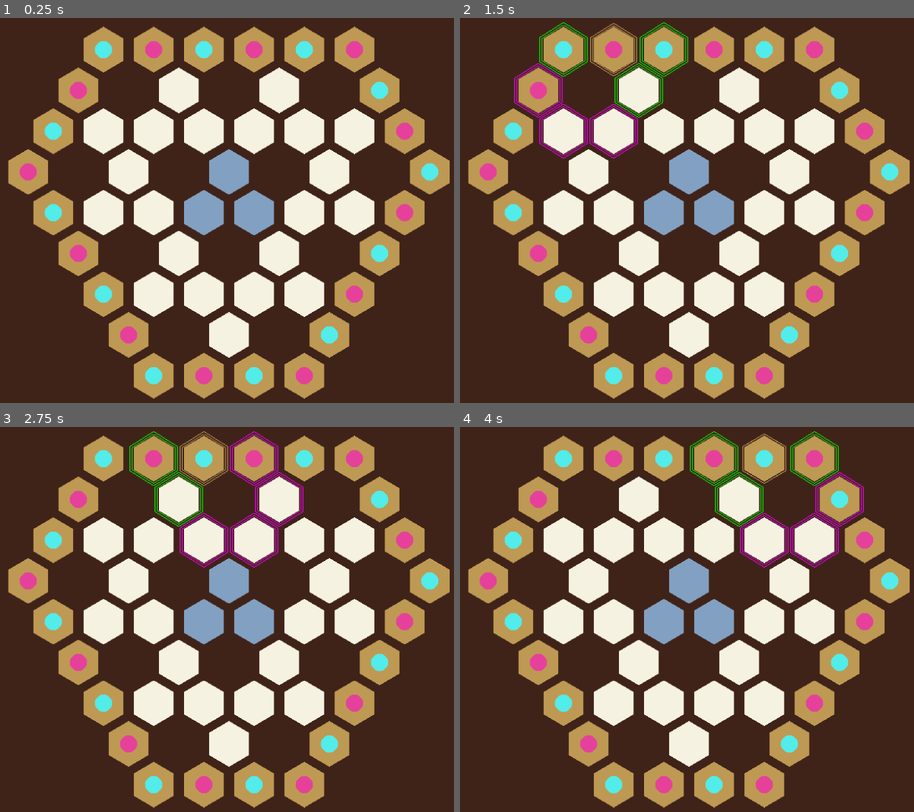
Above: before the commit, frames 1-4 (two rows, left to right).
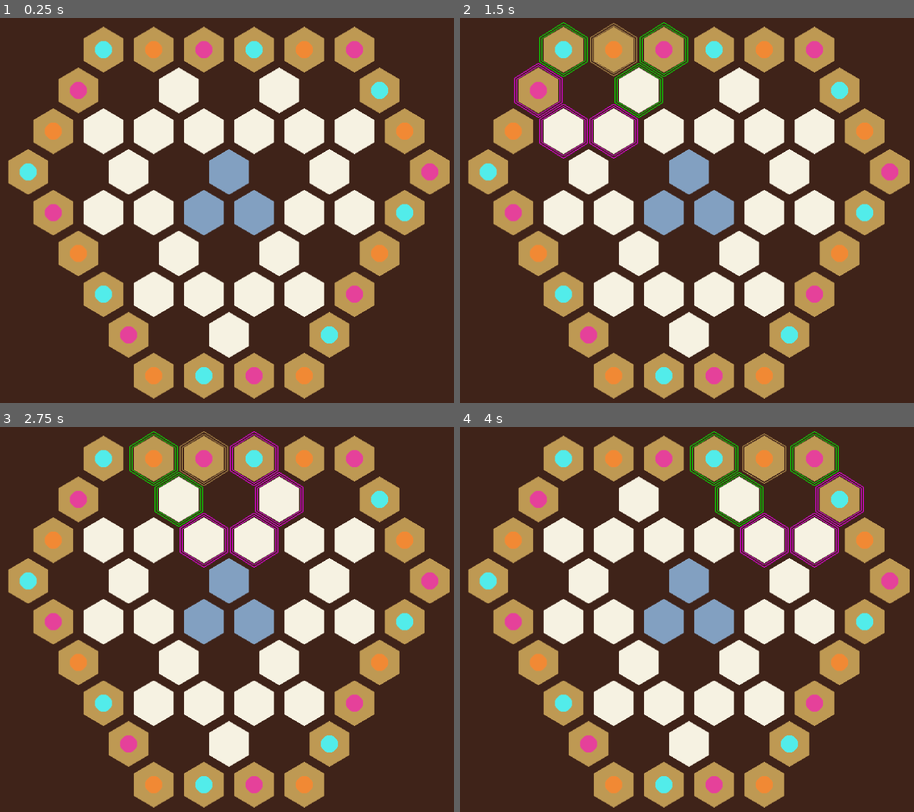
Above: after the commit, the same moments.

Repository: jbbranch9/MANOK
Game: Godot game, scene res://game.tscn
Two runs of this game, one before a commit and one after it. Both use one fixed random seed, a clock stepped at 60 frames per second and the inputs below.
Inputs (mouse positions are in pixels of both pictures, inside the frame that each line leads up to):
- Up to frame 1 (0.25 s): no input
- Up to frame 2 (1.5 s): tap Enter at 0.5 s; move the mouse to (564, 48) at 0.52 s; click (564, 48) at 0.6 s; tap Space at 1.25 s; move the mouse to (614, 48) at 1.27 s; click (614, 48) at 1.35 s
- Up to frame 3 (2.75 s): move the mouse to (204, 457) at 2.02 s; click (204, 457) at 2.1 s
- Up to frame 4 (4 s): move the mouse to (714, 457) at 2.77 s; click (714, 457) at 2.85 s; move the mouse to (764, 457) at 3.52 s; click (764, 457) at 3.6 s

The runs differ from the first frame. In frame 1, 2.2% of the frame differs, in the area x 4-97%, y 5-96%; in frame 2, 2.2%; in frame 3, 2.2%; in frame 4, 2.2%.

Commit message:
.

Diff:
--- a/game.gd
+++ b/game.gd
@@ -14,7 +14,7 @@
 func _ready():
 	connect_signals()
 
-	setup_pieces(2)
+	setup_pieces(3)
 
 
 func setup_pieces(player_count: int):
@@ -51,7 +51,7 @@
 	var slides = Zones.get_slideables(selection.tile_name)
 	var jumps = Zones.get_jumpables(selection.tile_name)
 
-	print('slides: ', slides, '\njumps:  ', jumps)
+	print(selection)
 
 	var all = slides + jumps
 
@@ -102,3 +102,5 @@
 	selection.flare.visible = true
 
 	highlight()
+
+	print(selection.has())
--- a/tile.gd
+++ b/tile.gd
@@ -34,6 +34,32 @@
 func _on_mouse_over():
 	emit_signal("cursor_focus", self)
 
+func has():
+	var has_pawn = pawn.visible == true
+	var has_carrier = carrier.visible == true
+
+	#get owner from color
+	var owners = {
+		Globals.PALETTE['player_colors']['A']: 'P1',
+		Globals.PALETTE['player_colors']['B']: 'P2',
+		Globals.PALETTE['player_colors']['C']: 'P3',
+	}
+
+	var pawn_owner
+	if has_pawn:
+	 pawn_owner = owners[pawn.modulate]
+	else:
+		pawn_owner = null
+
+	var output = {
+		'pawn': has_pawn,
+		'carrier': has_carrier,
+		'pawn_owner': pawn_owner,
+	}
+
+	return output
+
+
 func place(piece_type, player_color):
 	var pieces = {
 		'pawn': pawn,
